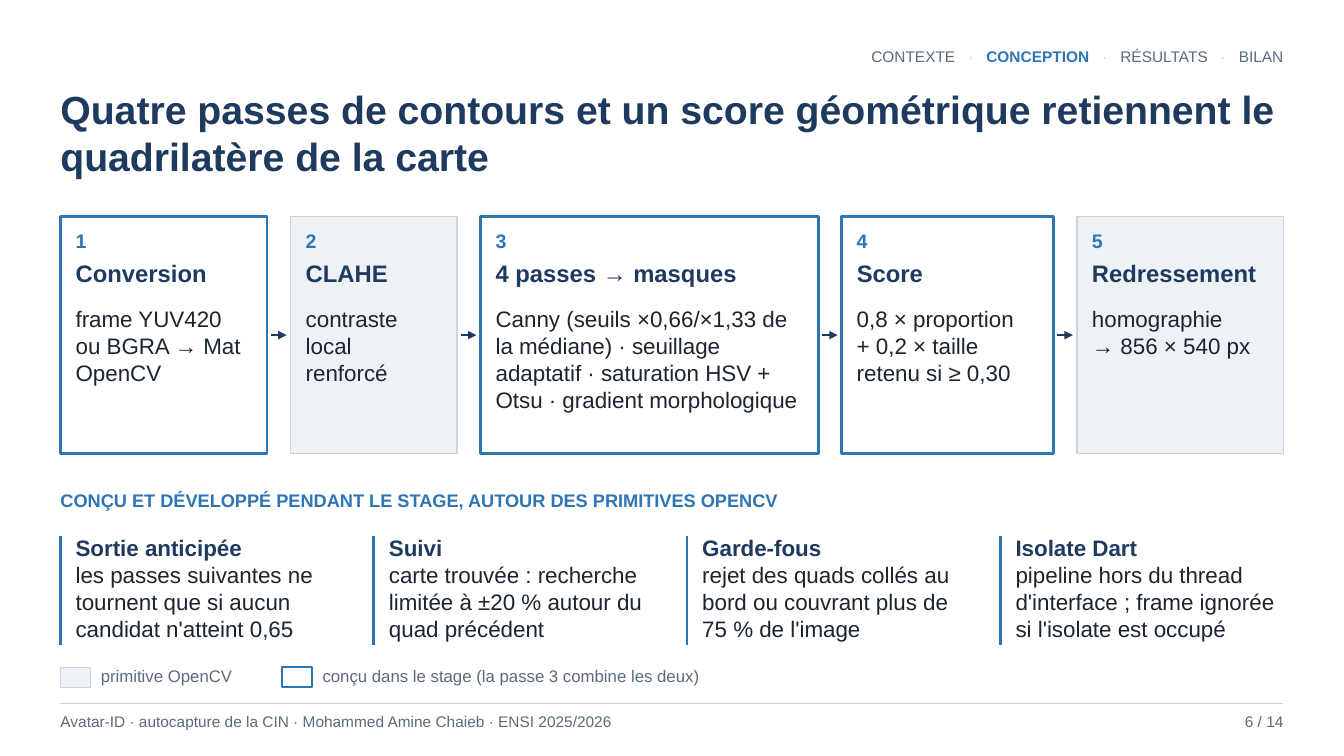
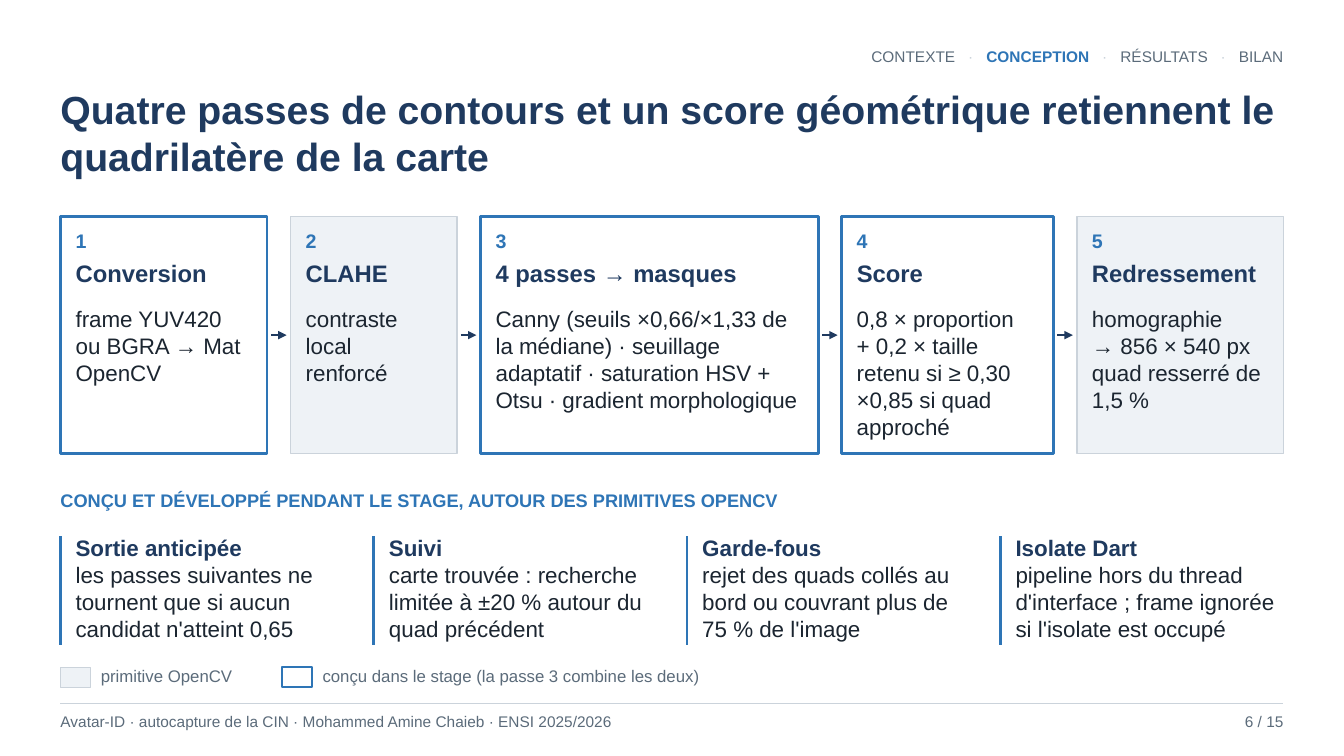
Before and after one commit to mohammedaminechaieb/detection_cin, a slide deck: slide 6 of Soutenance_Stage_ENSI_Final.pptx. Drawn at 1344x756 pixels with LibreOffice and Linux fonts; fonts in the diff are those of the drawing. Boxes give left, top, right and bottom in pixels: in the first picture for what was removed or moved away, otherwise in the second. Text is boxed around its words. In the diff, an @@ line names an element or a change of style, - is before the commit and + after.

```diff
--- a/Soutenance_Stage_ENSI_Final.pptx
+++ b/Soutenance_Stage_ENSI_Final.pptx
@@ text at (1092, 364, 1261, 411): paragraph added @@
+quad resserré de 1,5 %
@@ text at (857, 391, 992, 440): paragraph added @@
+×0,85 si quad approché
@@ text at (1245, 716, 1283, 727): text changed @@
-6 / 14
+6 / 15
```
Also in this commit, not shown: 13 other slides changed, 4 slides added, 3 slides removed, 3 other files.
